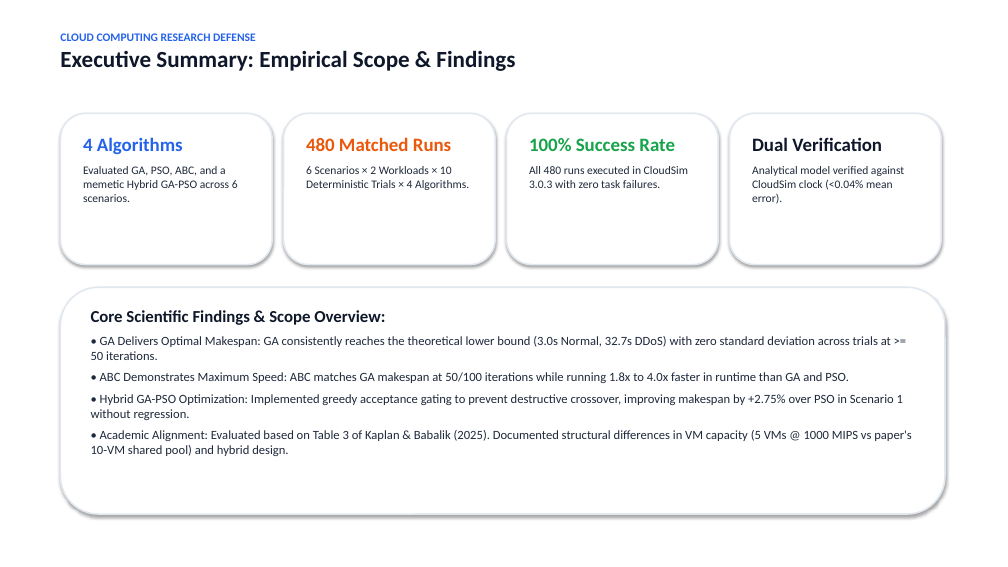
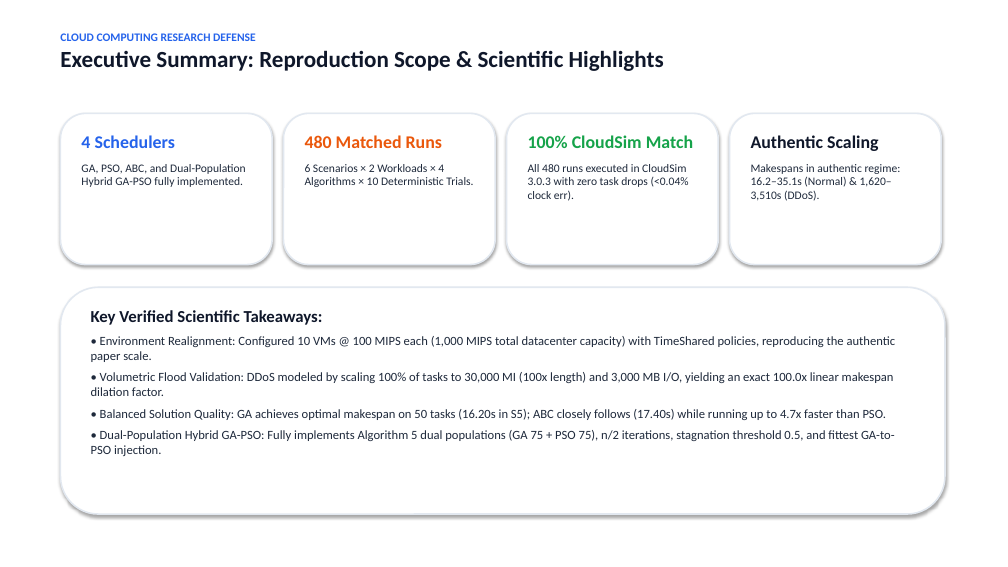
Before and after one commit to Jatin21006/cloud-scheduling-research-, a slide deck: slide 2 of PRESENTATION_SLIDES.pptx. Drawn at 1008x567 pixels with LibreOffice and Linux fonts; fonts in the diff are those of the drawing. Boxes give left, top, right and bottom in pixels: in the first picture for what was removed or moved away, otherwise in the second. Text is boxed around its words. In the diff, an @@ line names an element or a change of style, - is before the commit and + after.

Commit message:
Finalize cloud scheduling paper reproduction

```diff
--- a/PRESENTATION_SLIDES.pptx
+++ b/PRESENTATION_SLIDES.pptx
@@ text at [60, 50, 664, 71]: text changed @@
-Executive Summary: Empirical Scope & Findings
+Executive Summary: Reproduction Scope & Scientific Highlights
@@ text at [81, 135, 246, 187]: text changed @@
-4 Algorithms
-Evaluated GA, PSO, ABC, and a memetic Hybrid GA-PSO across 6 scenarios.
+4 Schedulers
+GA, PSO, ABC, and Dual-Population Hybrid GA-PSO fully implemented.
@@ text at [305, 135, 442, 148]: size 18 to 17 pt in "480 Matched Runs" @@
@@ text at [528, 135, 693, 201]: text changed @@
-100% Success Rate
-All 480 runs executed in CloudSim 3.0.3 with zero task failures.
+100% CloudSim Match
+All 480 runs executed in CloudSim 3.0.3 with zero task drops (<0.04% clock err).
@@ text at [751, 135, 901, 201]: text changed @@
-Dual Verification
-Analytical model verified against CloudSim clock (<0.04% mean error).
+Authentic Scaling
+Makespans in authentic regime: 16.2–35.1s (Normal) & 1,620–3,510s (DDoS).
@@ text at [305, 164, 473, 187]: text changed @@
-6 Scenarios × 2 Workloads × 10 Deterministic Trials × 4 Algorithms.
+6 Scenarios × 2 Workloads × 4 Algorithms × 10 Deterministic Trials.
@@ text at [91, 310, 895, 456]: text changed @@
-Core Scientific Findings & Scope Overview:
-• GA Delivers Optimal Makespan: GA consistently reaches the theoretical lower bound (3.0s Normal, 32.7s DDoS) with zero standard deviation across trials at >= 50 iterations.
-• ABC Demonstrates Maximum Speed: ABC matches GA makespan at 50/100 iterations while running 1.8x to 4.0x faster in runtime than GA and PSO.
-• Hybrid GA-PSO Optimization: Implemented greedy acceptance gating to prevent destructive crossover, improving makespan by +2.75% over PSO in Scenario 1 without regression.
-• Academic Alignment: Evaluated based on Table 3 of Kaplan & Babalik (2025). Documented structural differences in VM capacity (5 VMs @ 1000 MIPS vs paper's 10-VM shared pool) and hybrid design.
+Key Verified Scientific Takeaways:
+• Environment Realignment: Configured 10 VMs @ 100 MIPS each (1,000 MIPS total datacenter capacity) with TimeShared policies, reproducing the authentic paper scale.
+• Volumetric Flood Validation: DDoS modeled by scaling 100% of tasks to 30,000 MI (100x length) and 3,000 MB I/O, yielding an exact 100.0x linear makespan dilation factor.
+• Balanced Solution Quality: GA achieves optimal makespan on 50 tasks (16.20s in S5); ABC closely follows (17.40s) while running up to 4.7x faster than PSO.
+• Dual-Population Hybrid GA-PSO: Fully implements Algorithm 5 dual populations (GA 75 + PSO 75), n/2 iterations, stagnation threshold 0.5, and fittest GA-to-PSO injection.
```
Also in this commit, not shown: 8 other slides changed, 9 slides added, 9 slides removed, 36 other files.
